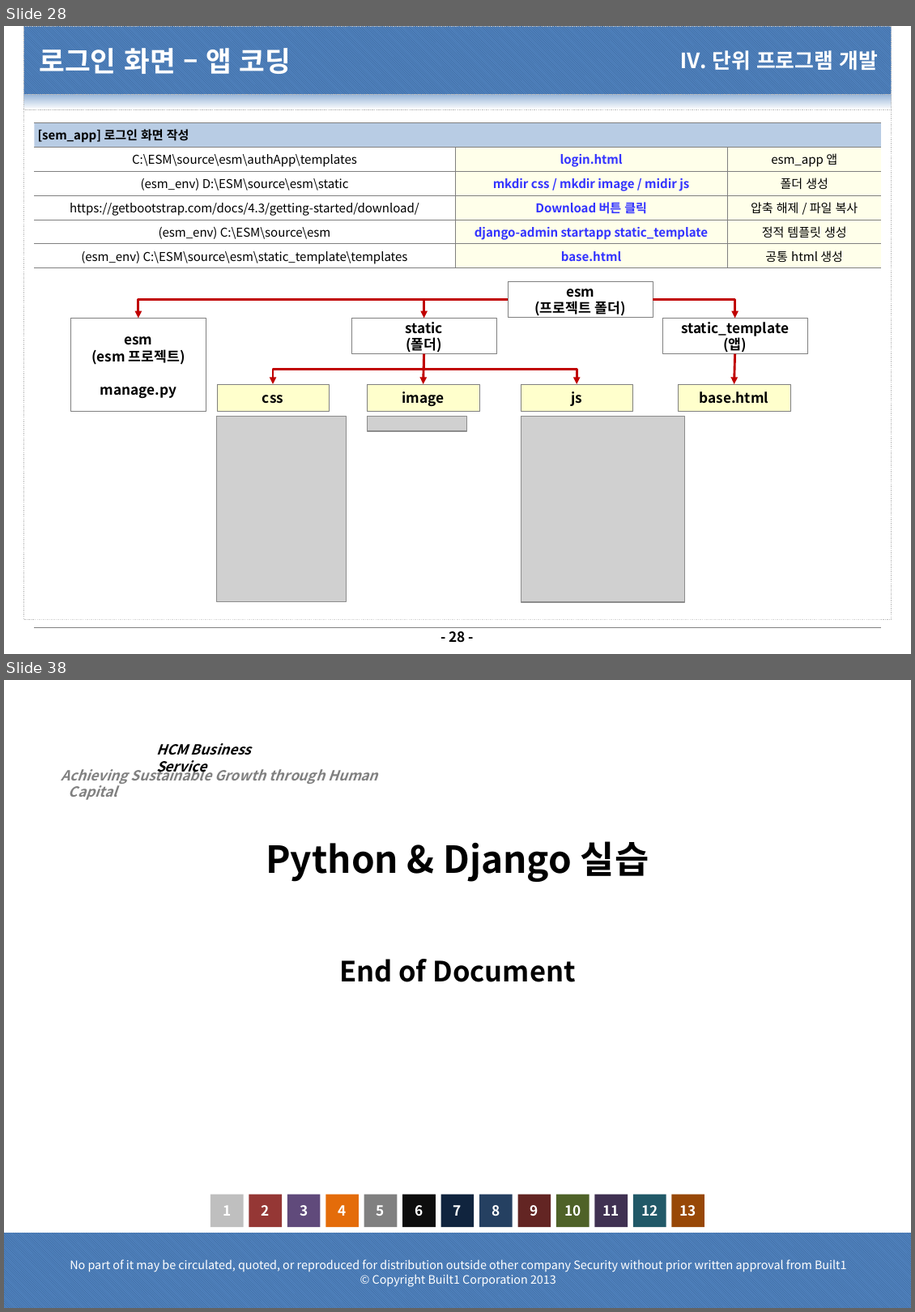
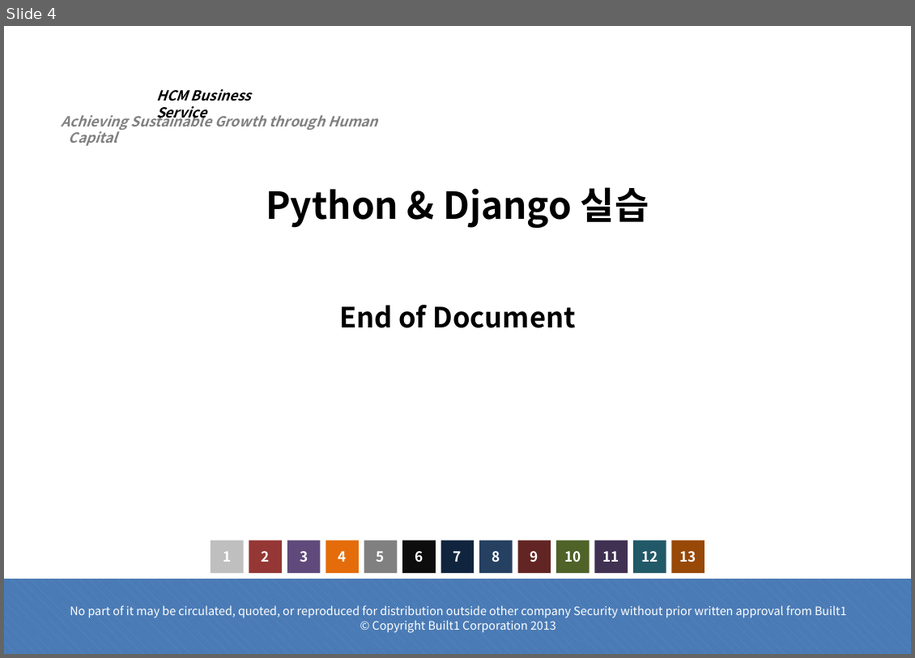
Before and after one commit to dims1111/ESM, a slide deck: document/10.프로젝트 관리(PM)/PM-1200.소프트웨어/PM-1240.Json/Json 이해_20210201_v1.0.pptx. Shown one above the other, each under a label of ours: slides 28 and 38 before the commit, slide 4 after it; the slides between them are not shown. The pictures are 915x1312 and 915x658 pixels, drawn with LibreOffice and Linux fonts; fonts in the diff are those of the drawing; grey boxes stand for pictures; background and template pictures are left out. Boxes give left, top, right and bottom in pixels: in the first picture for what was removed or moved away, otherwise in the second. Text is boxed around its words. In the diff, an @@ line names an element or a change of style, - is before the commit and + after.

```diff
--- a/document/10.프로젝트 관리(PM)/PM-1200.소프트웨어/PM-1240.Json/Json 이해_20210201_v1.0.pptx
+++ b/document/10.프로젝트 관리(PM)/PM-1200.소프트웨어/PM-1240.Json/Json 이해_20210201_v1.0.pptx
@@ slide 28 removed at box(4, 26, 911, 654), background #FFFFFF @@
@@ rectangle removed at box(24, 26, 892, 94) @@
@@ title removed at box(40, 48, 291, 74) @@
-로그인 화면 – 앱 코딩
@@ text removed at box(680, 50, 878, 71) @@
-Ⅳ. 단위 프로그램 개발
@@ rectangle removed at box(24, 94, 892, 109) @@
@@ rectangle removed at box(24, 109, 892, 620) @@
@@ table removed at box(34, 122, 881, 610), 7 rows, 3 columns @@
-[sem_app] 로그인 화면 작성 |  | 
-C:\ESM\source\esm\authApp\templates | login.html | esm_app 앱
-(esm_env) D:\ESM\source\esm\static | mkdir css / mkdir image / midir js | 폴더 생성
-https://getbootstrap.com/docs/4.3/getting-started/download/ | Download 버튼 클릭 | 압축 해제 / 파일 복사
-(esm_env) C:\ESM\source\esm | django-admin startapp static_template | 정적 템플릿 생성
-(esm_env) C:\ESM\source\esm\static_template\templates | base.html | 공통 html 생성
- |  | 
@@ rectangle removed at box(509, 281, 653, 318) @@
-esm
-(프로젝트 폴더)
@@ elbow arrow removed from (509, 300) to (138, 318) @@
@@ elbow arrow removed from (509, 300) to (424, 318) @@
@@ elbow arrow removed from (653, 300) to (735, 318) @@
@@ rectangle removed at box(71, 318, 206, 412) @@
-esm
-(esm 프로젝트)
-manage.py
@@ rectangle removed at box(351, 318, 496, 354) @@
-static
-(폴더)
@@ rectangle removed at box(663, 318, 808, 354) @@
-static_template
-(앱)
@@ elbow arrow removed from (424, 354) to (273, 385) @@
@@ arrow removed from (424, 354) to (424, 385) @@
@@ elbow arrow removed from (424, 354) to (577, 385) @@
@@ arrow removed from (735, 354) to (735, 385) @@
@@ rectangle removed at box(217, 385, 329, 412) @@
-css
@@ rectangle removed at box(368, 385, 479, 412) @@
-image
@@ rectangle removed at box(521, 385, 633, 412) @@
-js
@@ rectangle removed at box(679, 385, 791, 412) @@
-base.html
@@ picture removed at box(217, 416, 346, 601) @@
@@ picture removed at box(368, 416, 467, 432) @@
@@ picture removed at box(521, 416, 685, 603) @@
@@ page number removed at box(450, 627, 466, 642) @@
-- 28 -
@@ what was slide 38 is now slide 4 @@
```
Also in this commit, not shown: 33 other slides removed, 2 other files.
